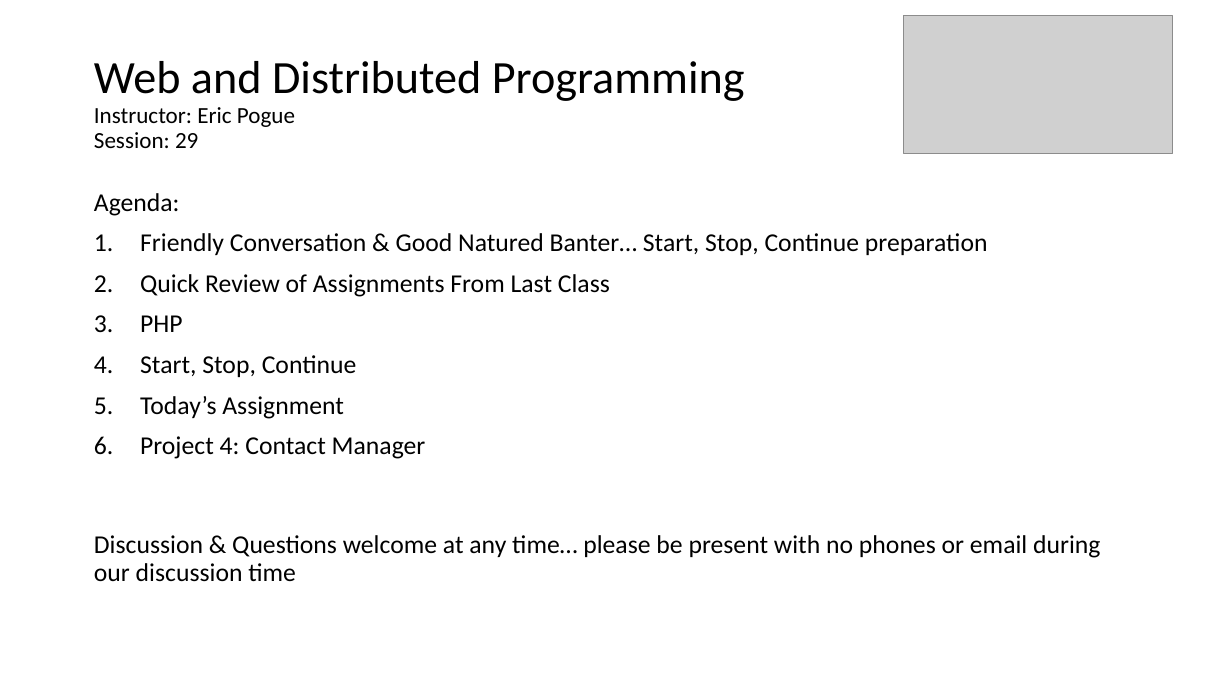
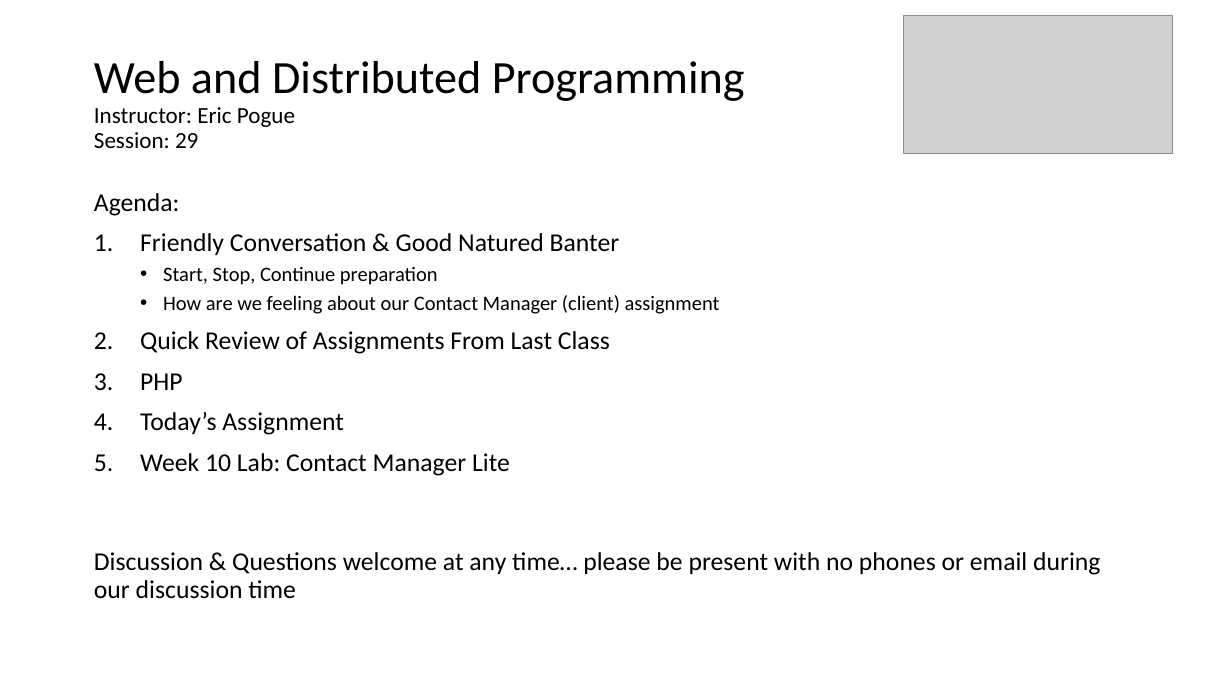
Before and after one commit to EricJPogue/www-epogue-info, a slide deck: slide 1 of CPSC-24700/Presentations/session-29.pptx. Drawn at 1232x693 pixels with LibreOffice and Linux fonts; fonts in the diff are those of the drawing; grey boxes stand for pictures. Boxes give left, top, right and bottom in pixels: in the first picture for what was removed or moved away, otherwise in the second. Text is boxed around its words. In the diff, an @@ line names an element or a change of style, - is before the commit and + after.

Commit message:
Add contact-manager-lite.zip and update session 29 documents.

```diff
--- a/CPSC-24700/Presentations/session-29.pptx
+++ b/CPSC-24700/Presentations/session-29.pptx
@@ text at <box>140,233,720,314</box>: text changed; size 20 to 16 pt @@
-1. Friendly Conversation & Good Natured Banter… Start, Stop, Continue preparation
+1. Friendly Conversation & Good Natured Banter
+  • Start, Stop, Continue preparation
+  • How are we feeling about our Contact Manager (client) assignment
@@ text at <box>140,355,357,377</box>: paragraph removed @@
-4. Start, Stop, Continue
@@ text at <box>140,453,510,476</box>: text changed @@
-6. Project 4: Contact Manager
+5. Week 10 Lab: Contact Manager Lite
```
Also in this commit, not shown: 3 other slides changed, 3 other files.
